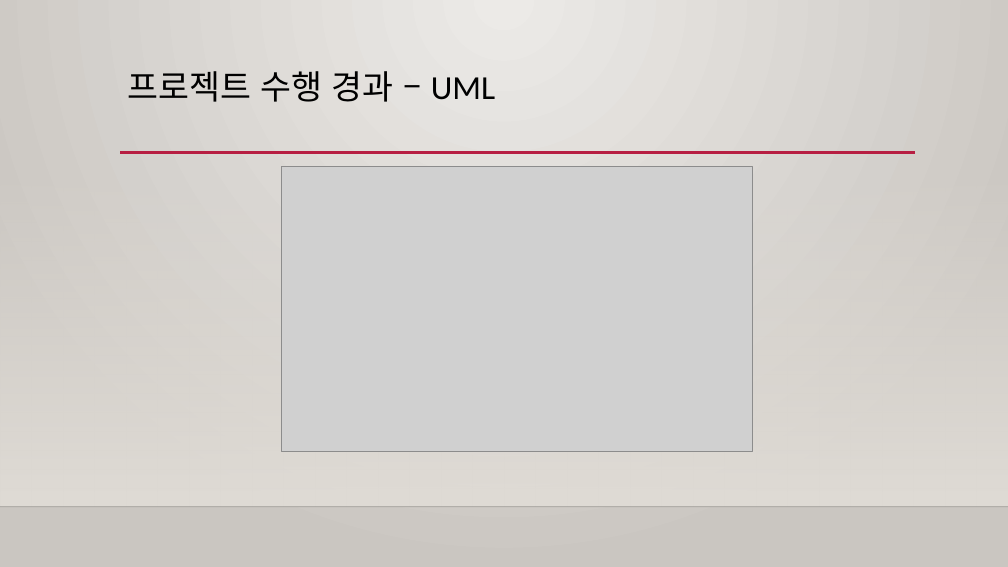
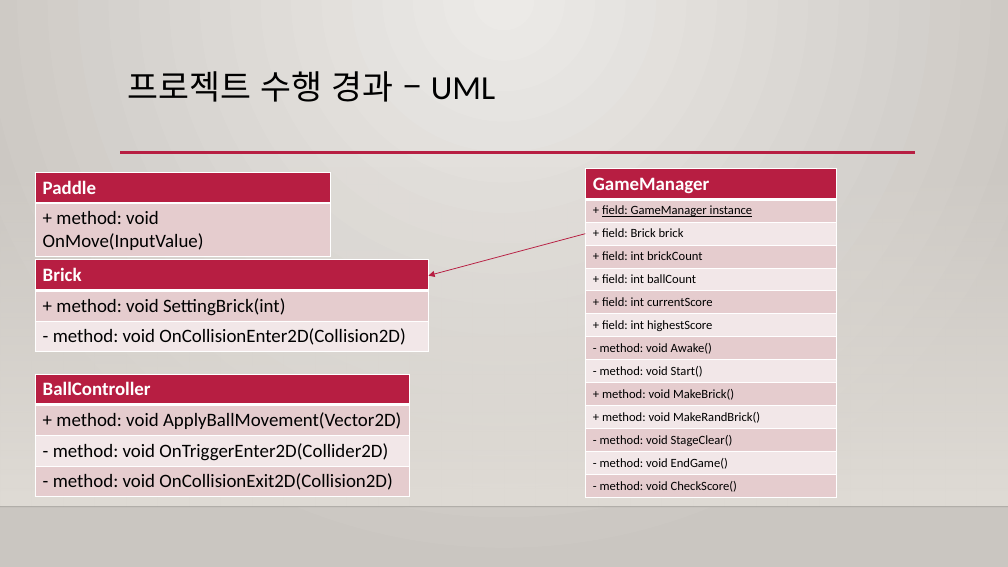
Before and after one commit to Bin2y/Break-Out, a slide deck: slide 7 of 결과보고서_B11팀(벽돌깨기).pptx. Drawn at 1008x567 pixels with LibreOffice and Linux fonts; fonts in the diff are those of the drawing; grey boxes stand for pictures; background and template pictures are left out. Boxes give left, top, right and bottom in pixels: in the first picture for what was removed or moved away, otherwise in the second. Text is boxed around its words. In the diff, an @@ line names an element or a change of style, - is before the commit and + after.

```diff
--- a/결과보고서_B11팀(벽돌깨기).pptx
+++ b/결과보고서_B11팀(벽돌깨기).pptx
@@ table added at (36, 172, 330, 254), 2 rows, 1 columns @@
+Paddle
++ method: void OnMove(InputValue)
@@ picture removed at (282, 166, 753, 451) @@
@@ table added at (585, 169, 837, 496), 14 rows, 1 columns @@
+GameManager
++ field: GameManager instance
++ field: Brick brick
++ field: int brickCount
++ field: int ballCount
++ field: int currentScore
++ field: int highestScore
+- method: void Awake()
+- method: void Start()
++ method: void MakeBrick()
++ method: void MakeRandBrick()
+- method: void StageClear()
+- method: void EndGame()
+- method: void CheckScore()
@@ arrow added from (585, 234) to (429, 276), #B71E42 0.75 pt @@
@@ table added at (36, 260, 429, 352), 3 rows, 1 columns @@
+Brick
++ method: void SettingBrick(int)
+- method: void OnCollisionEnter2D(Collision2D)
@@ table added at (36, 374, 410, 497), 4 rows, 1 columns @@
+BallController
++ method: void ApplyBallMovement(Vector2D)
+- method: void OnTriggerEnter2D(Collider2D)
+- method: void OnCollisionExit2D(Collision2D)
```
Also in this commit, not shown: 6 other slides changed, 4 slides added.
